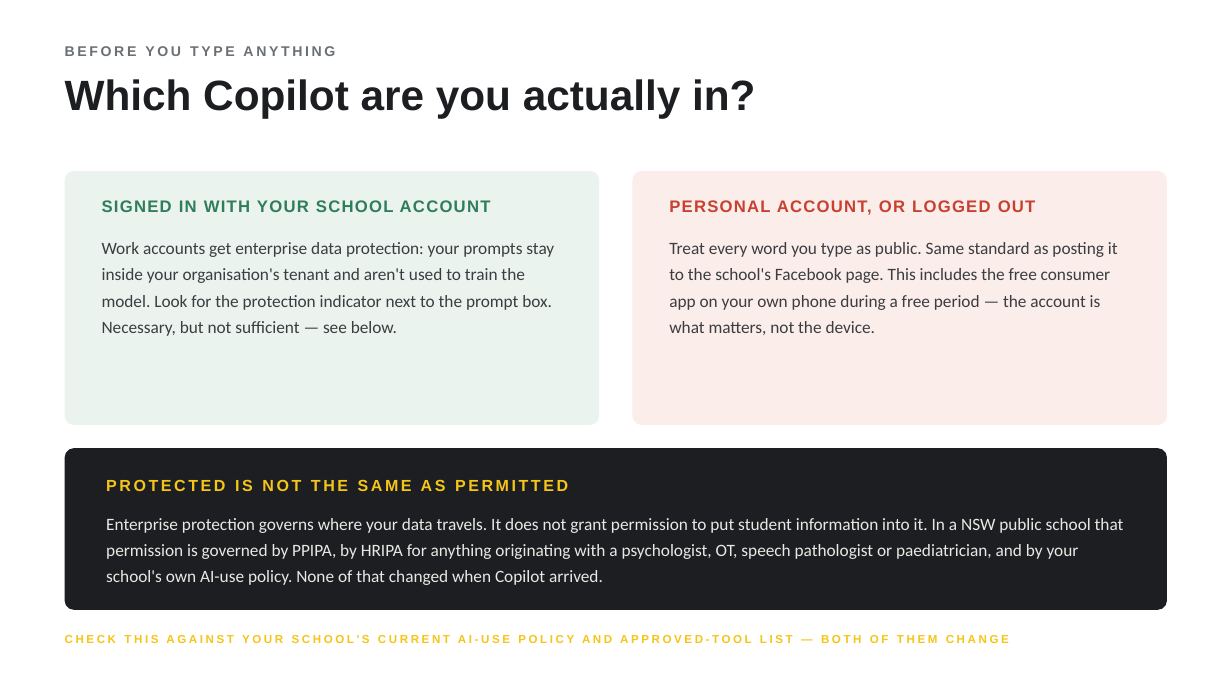
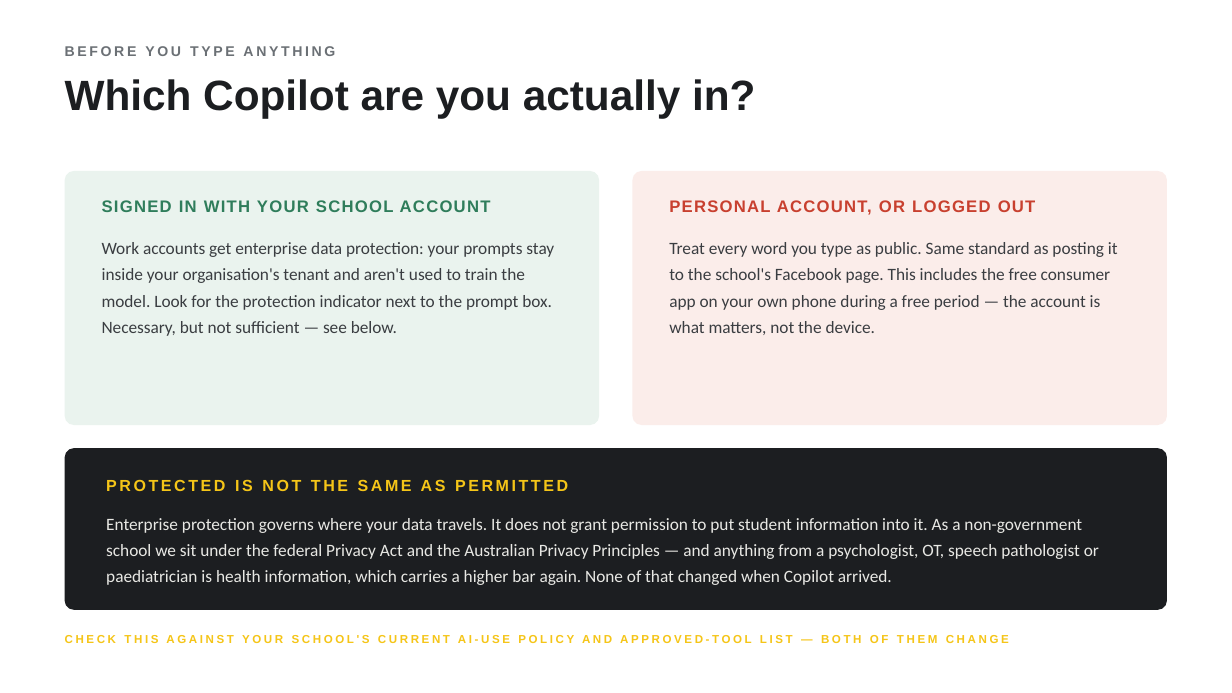
Before and after one commit to mentalmathsmentor/myaitutor, a slide deck: slide 10 of mait-mvp/frontend/public/genius-baby-forklift-pd-deck.pptx. Drawn at 1232x693 pixels with LibreOffice and Linux fonts; fonts in the diff are those of the drawing. Boxes give left, top, right and bottom in pixels: in the first picture for what was removed or moved away, otherwise in the second. Text is boxed around its words. In the diff, an @@ line names an element or a change of style, - is before the commit and + after.

```diff
--- a/mait-mvp/frontend/public/genius-baby-forklift-pd-deck.pptx
+++ b/mait-mvp/frontend/public/genius-baby-forklift-pd-deck.pptx
@@ text at (106,518,1099,585): text changed @@
-Enterprise protection governs where your data travels. It does not grant permission to put student information into it. In a NSW public school that permission is governed by PPIPA, by HRIPA for anything originating with a psychologist, OT, speech pathologist or paediatrician, and by your school's own AI-use policy. None of that changed when Copilot arrived.
+Enterprise protection governs where your data travels. It does not grant permission to put student information into it. As a non-government school we sit under the federal Privacy Act and the Australian Privacy Principles — and anything from a psychologist, OT, speech pathologist or paediatrician is health information, which carries a higher bar again. None of that changed when Copilot arrived.
```
Also in this commit, not shown: 4 other files.
